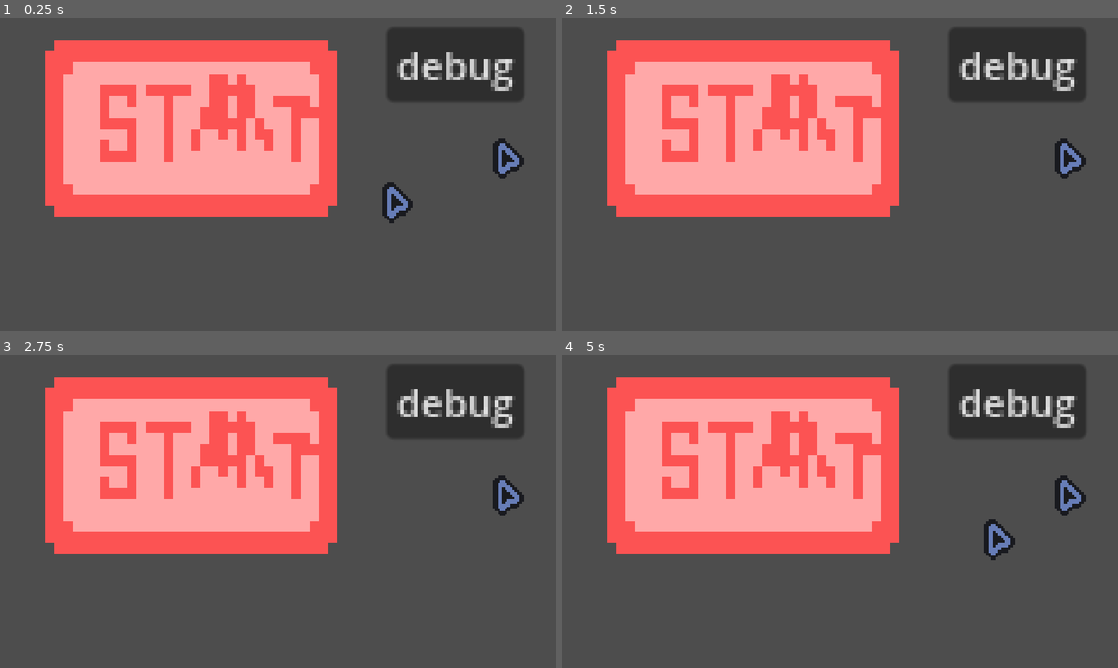
Above: before the commit, frames 1-4 (two rows, left to right).
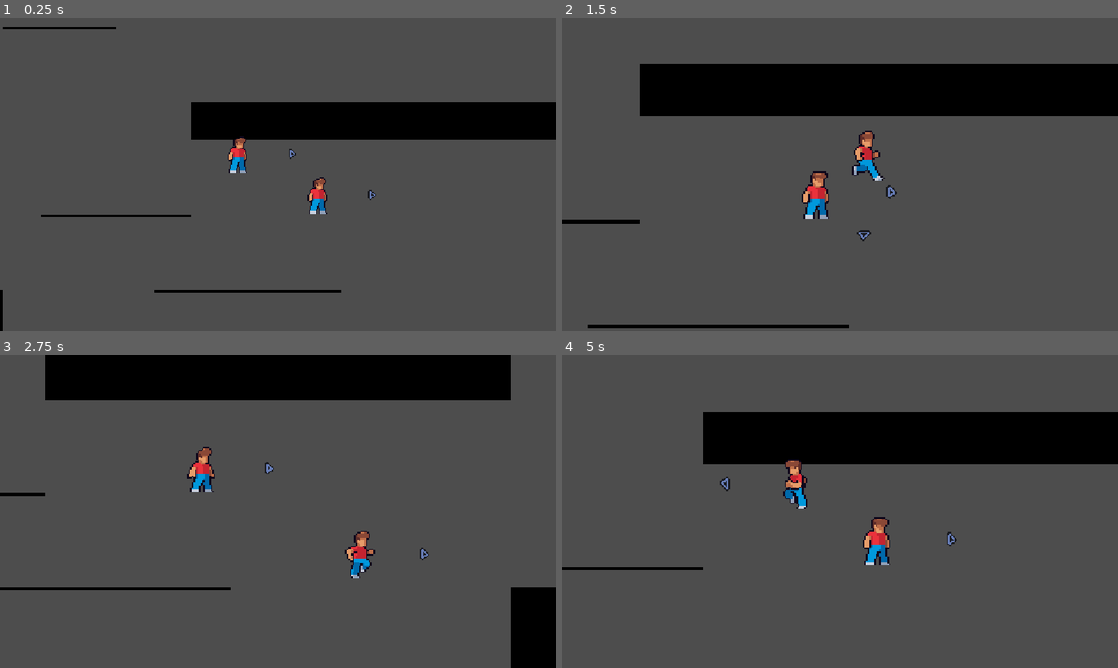
Above: after the commit, the same moments.

Repository: ozzyDev27/Daydream
Game: Godot game, scene res://Scenes/level.tscn
The game is run twice, just before and just after one commit, with the same random seed, the same clock (stepped at 60 frames per second) and the same inputs. Before the commit the project starts from res://Scenes/mainmenu.tscn.
Inputs:
- Up to frame 1 (0.25 s): no input
- Up to frame 2 (1.5 s): hold D (dirRight) 0.53-1.28 s; tap L (Action0) at 0.6, 1.35 s; tap Space (Jump) at 0.77 s; hold S (dirDown) from 1.28 s (still down)
- Up to frame 3 (2.75 s): tap Space (Jump) at 1.52 s; release S (dirDown) at 2.03 s; hold D (dirRight) from 2.03 s (still down); tap L (Action0) at 2.1 s
- Up to frame 4 (5 s): release D (dirRight) at 2.78 s; hold W (dirUp) 2.78-3.53 s; tap L (Action0) at 2.85, 3.6, 4.35 s; tap Space (Jump) at 3.02, 3.77, 4.52 s; hold A (dirLeft) from 3.53 s (still down)

The runs differ from the first frame. In frame 1, 41% of the frame differs, in the area x 0-100%, y 2-100%; in frame 2, 40%; in frame 3, 44%, in the area x 0-100%, y 0-100%; in frame 4, 41%.

Commit message:
Created blocks sprites

Diff:
--- a/project.godot
+++ b/project.godot
@@ -11,7 +11,7 @@
 [application]
 
 config/name="Daydream"
-run/main_scene="uid://c0e666f0hck86"
+run/main_scene="uid://de58m3cv0apkm"
 config/features=PackedStringArray("4.5", "Forward Plus")
 
 [display]
Binary file added: Sprites/base block.png
Not shown, added: Sprites/base block.png.import
Binary file added: Sprites/silver.png
Not shown, added: Sprites/silver.png.import
